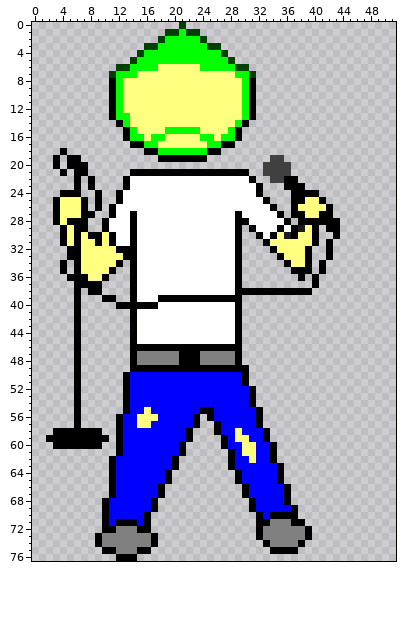
Edited in one commit: sprite sheet (BattleToTheBand/Attack of the Band.gmx/sprites/images/spr_SingerPlayer_0.png). The first picture shows the starting point.
The file is 52x77 pixels.
After the commit:
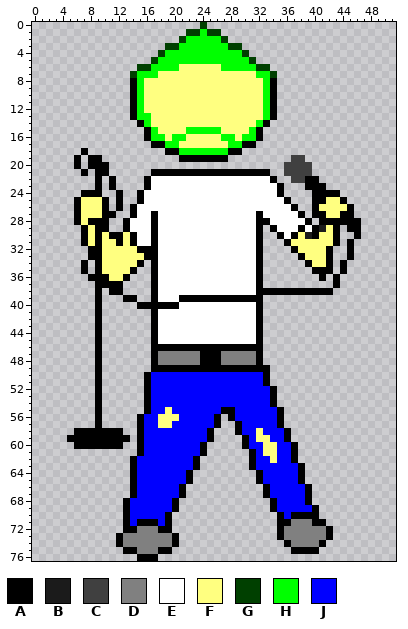
Palette (. is transparent): A #000000  B #1b1b1b  C #404040  D #808080  E #ffffff  F #ffff80  G #004000  H #00ff00  J #0000ff
The edit:
Changed rows in their new state; - is an unchanged pixel.
first column x 2:
 0 -------------------.--G----------------------
 1 -----------------...--HGG--------------------
 2 ----------------...G--HHHG-------------------
 3 --------------...GG----HHHGG-----------------
 4 -------------...G--------HHHG----------------
 5 ------------...G----------HHHG---------------
 6 ----------...GG-HHH---FFF--HHHGG-------------
 7 ---------...GHHH-----------FFFHHG------------
 8 ---------...AH--------------FFFHA------------
 9 ---------...AH--------------FFFHA------------
10 ---------...AH--------------FFFHA------------
11 ---------...AH--------------FFFHA------------
12 ---------...AH--------------FFFHA------------
13 ---------...AHH-------------FFFHA------------
14 ----------...AH------------FFFHA-------------
15 -----------...AH-FFF--HHH-FFFHA--------------
16 -----------...A---HH--FF---FHHA--------------
17 ------------...AAHH----FFFHHAA---------------
18 --.--A--------...AA----HHHAA-----------------
19 -.-.--AA--------...----AAA------..-CC--------
20 -.-.-.AAA----------------------...-CCC-------
21 --.-.--AA---...--------------AAA..-CCC-------
22 ----.-.A-A-...A--------------EEEA..CCAA------
23 ----.-.A-A-...A---------------EEEA...AAA-----
24 --...AA----..A----------------EEEA-...-AAA---
25 -...AFFFA--..A-----------------EEEA...A-FFA--
26 -...AFFFA.A.A-------------------EEE-..A-FFFA-
27 -...AFFFA-..---A-----------E--A--EEE-.A-FFAA-
28 -...-FAA-..AE--A-----------EE-AA--EEE-.---AAA
29 --...-FA-..AE--A-----------EEEA.AE-EAE-BF--AA
30 --...AF---AF---A-----------EEE-..AE--B-FF---A
31 --...A---FAF---A-----------EEEA...A---FFFA-A-
32 ---...AA--FFFAAA-----------EEEA-...A-FFF---A-
33 ---...AA---FFFAA-----------EEEA--...AFFF---A-
34 --.-.A.A--FFFA.A-----------EEEA---...-FFA-A--
35 --.-.A.A-FFF-..A-----------EEEA----...A-A-A--
36 ---...AA-FFA...A-----------EEEA-----.-.A-A---
37 ----...-AAA-...A-----------EEEA-------.--A---
38 ----.-.--AA-...A-----------EEE--------AAA----
39 ----.--A..-A-..AEEE---------AAA--------------
40 ----.--A--...---AAA--------EEEA--------------
41 ----.--A----...A-----------EEEA--------------
42 ----.--A----...A-----------EEEA--------------
43 ----.--A----...A-----------EEEA--------------
44 ----.--A----...A-----------EEEA--------------
45 ----.--A----...A-----------EEEA--------------
46 ----.--A----...-------------AAA--------------
47 ----.--A----...A---DDDAAA--DDDA--------------
48 ----.--A----...A---DDDAAA--DDDA--------------
49 ----.--A----...--------------AAA-------------
50 ----.--A---...A-------------JJJA-------------
51 ----.--A---...A-------------JJJA-------------
52 ----.--A---...A--------------JJJA------------
53 ----.--A---...A--------------JJJA------------
54 ----.--A---...A--------------JJJA------------
55 ----.--A---...A--F----JJ-AA---JJJA-----------
56 ----.--A--...AJJFFF--JJJA.A---JJJA-----------
57 ----.--A--...AJ-FF---JJJ-..A--JJJA-----------
58 -...----AA-..A------JJJA...A--FJJJA----------
59 ...------A-A.A------JJJA-...A-FFJJA----------
60 -...----AA-..A-----JJJA--...AJ-FFJJA---------
61 ----------...A-----JJJA---...A-FFJJA---------
62 ---------...A-----JJJA----...A--FJJA---------
63 ---------...A-----JJJA----...A---JJJA--------
64 ---------...A----JJJA------...A--JJJA--------
65 ---------...A----JJJA------...A--JJJA--------
66 ---------...A---JJJA--------...A--JJJA-------
67 ---------...A---JJJA--------...A--JJJA-------
68 --------...A---JJJA----------...A-JJJA-------
69 --------...A---JJJA----------...A--JJJA------
70 --------...A--JJJA------------...-J-AAA------
71 --------...-JA-AJA------------...AADDDAA-----
72 --------...AADDDAA------------...A---DDDA----
73 -------...A----DDDA-----------...A---DDDA----
74 -------...A----DDDA------------...A-DDDA-----
75 --------...AADDDAA--------------...-AAA------
76 ----------...AAA-----------------------------
Pixel boxes of the changes (left, top, right, bottom) in both pictures:
changed: (46, 22, 361, 561)
